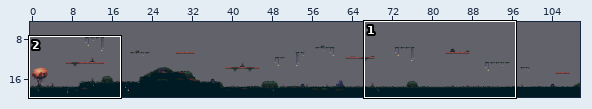
Tiled map: Output/Assets/Maps/MapTemplate.tmx. The first picture is a wide view before the edit; the outline marks the close-up.
Close-up. Earlier state:
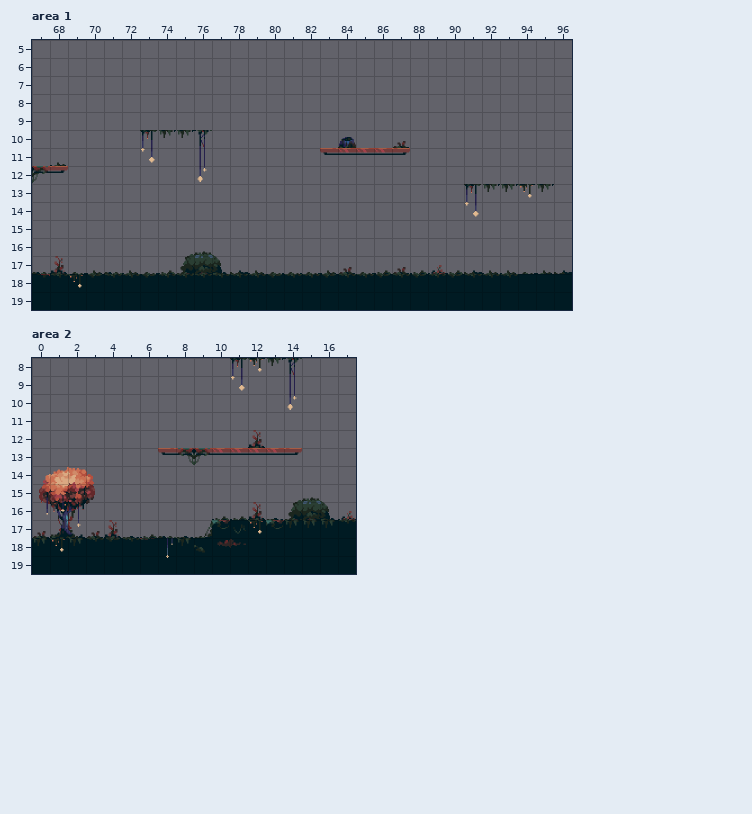
Cells are 32x32 px. Shown: area 1 x 67..96, y 5..19; area 2 x 0..17, y 8..19. The commit also changed other parts of the map, which this record leaves out.
New version:
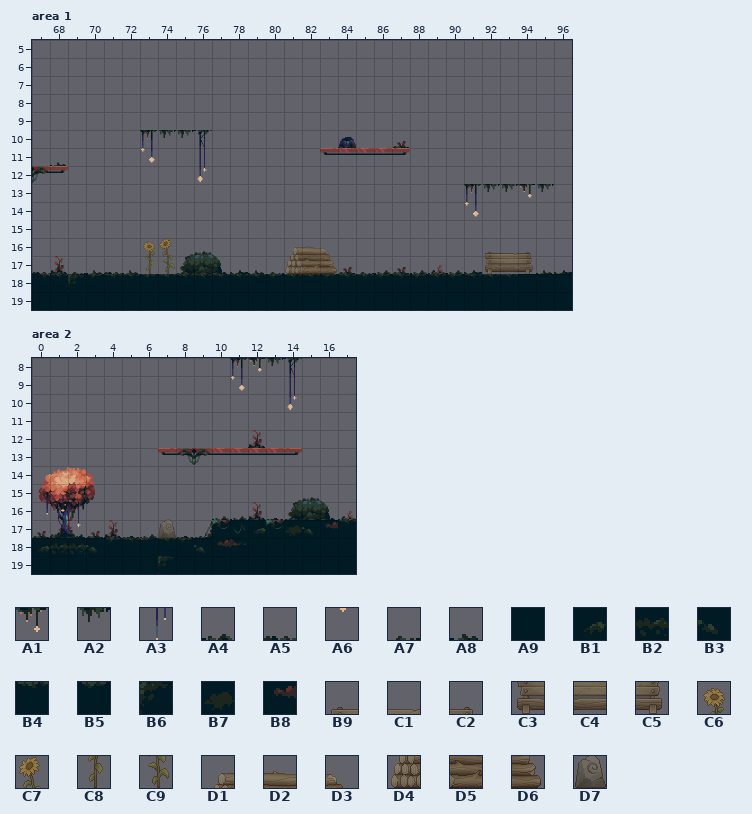
Key: from "Bosque": A1 37, A2 55, A3 102, A4 112, A5 113, A6 120, A7 144, A8 147, A9 162, B1 163, B2 164, B3 165, B4 166, B5 167, B6 181, B7 182, B8 184; from "assets bosque": B9 78, C1 79, C2 80, C3 110, C4 111, C5 112, C6 283, C7 284, C8 315, C9 316, D1 325, D2 326, D3 327, D4 357, D5 358, D6 359, D7 581.
__ is an empty cell.
Tiles replaced or removed in this view: A1, A2, A3, A4, A5, A6, A7, A8, A9, B4.
What changed:
Changed rows in their new state; .. is an unchanged cell.
Layer "Map", area 1:
first column x 69:
16 .. .. .. .. C6 C7 .. .. .. .. .. .. D1 D2 D3 .. .. .. .. .. .. .. .. B9 C1 C2
17 .. .. .. .. C8 C9 .. .. .. .. .. .. D4 D5 D6 .. .. .. .. .. .. .. .. C3 C4 C5
18 B6 .. .. .. .. .. .. .. .. .. .. .. .. .. .. .. .. .. .. .. .. .. .. .. .. ..
Layer "Plantitas" (removed), area 1:
first column x 69:
17 .. .. .. .. __ .. .. .. .. .. .. .. .. .. __ .. .. .. .. .. .. .. .. __ __ __
18 __ .. .. .. .. .. .. .. .. .. .. .. .. .. .. .. .. .. .. .. .. .. .. .. .. ..
Layer "Map", area 2:
first column x 0:
17 .. .. .. .. .. .. .. D7 .. .. .. .. B1 .. B7 B3 B8
18 B1 B2 B2 B3 .. .. .. B4 B5 .. .. .. .. .. .. .. ..
19 .. .. .. .. .. .. .. B6 .. .. .. .. .. .. .. .. ..
Layer "Plantitas" (removed), area 2:
first column x 0:
17 .. .. .. .. .. .. .. .. .. .. .. .. __ .. __ __ __
18 __ __ __ .. .. .. .. __ __ .. .. .. .. .. .. .. ..
19 .. .. .. .. .. .. .. __ .. .. .. .. .. .. .. .. ..
Pixel boxes of the changes (left, top, right, bottom) in both close-ups:
changed: (143, 238, 175, 274)
changed: (285, 246, 337, 274)
changed: (482, 252, 536, 274)
changed: (68, 274, 84, 292)
changed: (158, 520, 192, 574)
changed: (248, 520, 266, 535)
changed: (285, 520, 338, 536)
changed: (33, 538, 104, 554)
